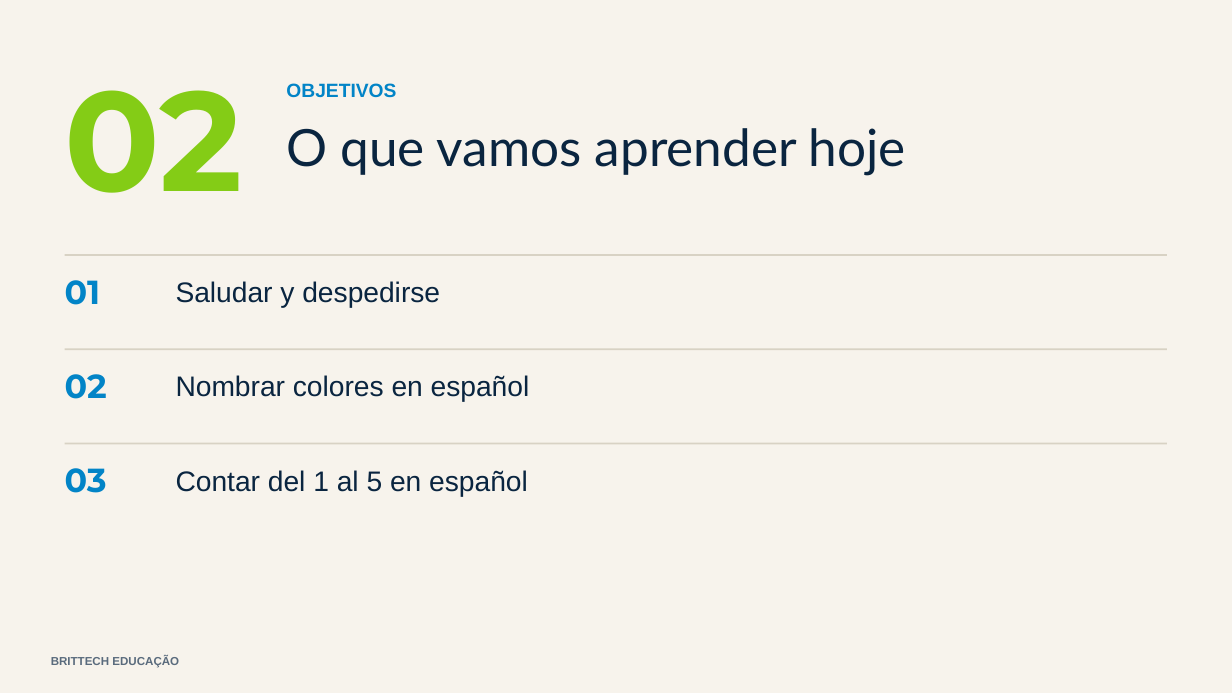
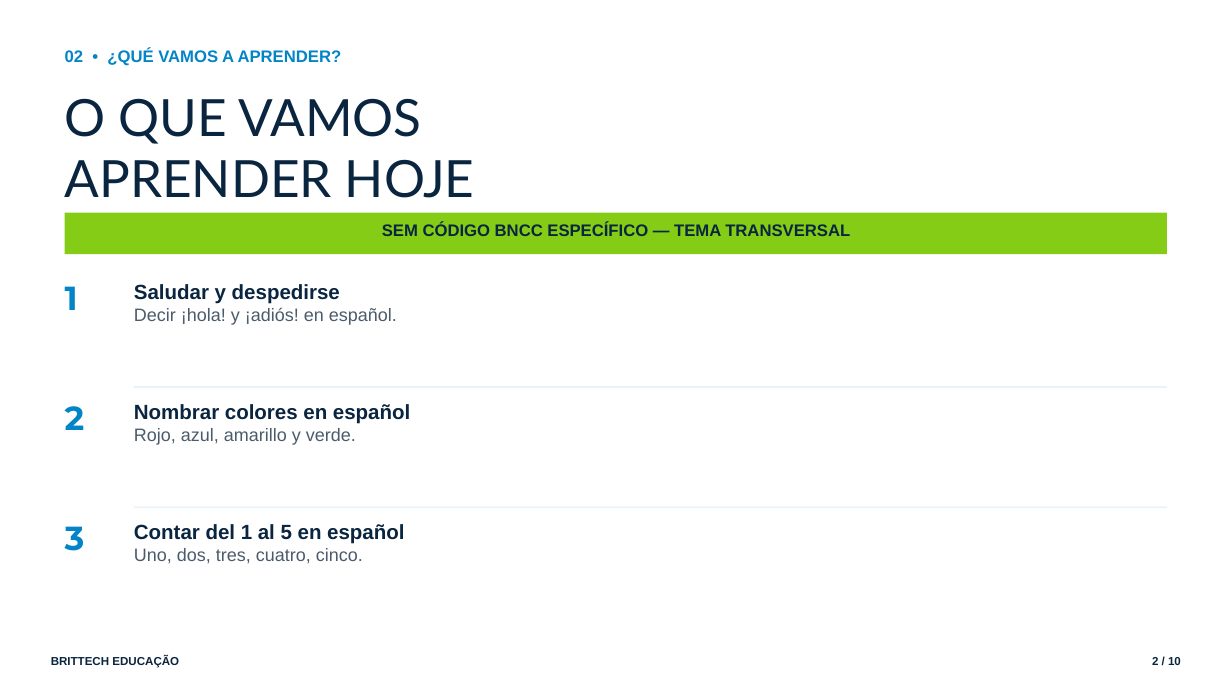
Before and after one commit to thiagollipe-web/brittech-educacao-aulas, a slide deck: slide 2 of fundamental-1/espanhol-1ano-hola-primeras-palabras.pptx. Drawn at 1232x693 pixels with LibreOffice and Linux fonts; fonts in the diff are those of the drawing. Boxes give left, top, right and bottom in pixels: in the first picture for what was removed or moved away, otherwise in the second. Text is boxed around its words. In the diff, an @@ line names an element or a change of style, - is before the commit and + after.

```diff
--- a/fundamental-1/espanhol-1ano-hola-primeras-palabras.pptx
+++ b/fundamental-1/espanhol-1ano-hola-primeras-palabras.pptx
@@ rectangle removed at <box>0,0,1232,693</box> @@
@@ text at <box>65,49,342,66</box>: text changed; size 110 to 13 pt; font Montserrat to Arial; text colour #84CC16 to #0284C7 @@
-02
+02 • ¿QUÉ VAMOS A APRENDER?
@@ text removed at <box>286,83,396,98</box> @@
-OBJETIVOS
@@ text at <box>65,98,475,198</box>: text changed @@
-O que vamos aprender hoje
+O QUE VAMOS
+APRENDER HOJE
@@ rectangle: place and size @@
-rectangle at <box>65,254,1167,256</box>
+rectangle at <box>65,213,1167,254</box>
@@ rectangle at <box>65,213,1167,254</box>: fill #D8D2C4 to #84CC16 @@
@@ text added at <box>382,222,850,236</box>, 13 pt, text #0A2540, bold @@
+SEM CÓDIGO BNCC ESPECÍFICO — TEMA TRANSVERSAL
@@ text at <box>65,286,78,310</box>: text changed @@
-01
+1
@@ text at <box>134,284,340,304</box>: size 22 to 16 pt, bold on in "Saludar y despedirse"; less space between paragraphs @@
@@ text "Saludar y despedirse": place and size @@
-text "Saludar y despedirse" at <box>176,281,440,308</box>
+text "Saludar y despedirse" at <box>134,284,397,325</box>
@@ text at <box>134,307,397,325</box>: paragraph added @@
+Decir ¡hola! y ¡adiós! en español.
@@ rectangle: place and size @@
-rectangle at <box>65,348,1167,350</box>
+rectangle at <box>134,386,1167,388</box>
@@ rectangle at <box>134,386,1167,388</box>: fill #D8D2C4 to #EAF3FA @@
@@ text at <box>65,406,85,430</box>: text changed @@
-02
+2
@@ text at <box>134,404,410,424</box>: size 22 to 16 pt, bold on in "Nombrar colores en español"; less space between paragraphs @@
@@ text "Nombrar colores en español": place and size @@
-text "Nombrar colores en español" at <box>176,375,530,402</box>
+text "Nombrar colores en español" at <box>134,404,410,445</box>
@@ text at <box>134,428,356,445</box>: paragraph added @@
+Rojo, azul, amarillo y verde.
@@ rectangle at <box>134,506,1167,508</box>: fill #D8D2C4 to #EAF3FA @@
@@ rectangle: place and size @@
-rectangle at <box>65,443,1167,445</box>
+rectangle at <box>134,506,1167,508</box>
@@ text at <box>65,526,85,551</box>: text changed @@
-03
+3
@@ text at <box>134,524,404,544</box>: size 22 to 16 pt, bold on in "Contar del 1 al 5 en español"; less space between paragraphs @@
@@ text "Contar del 1 al 5 ...": place and size @@
-text "Contar del 1 al 5 ..." at <box>176,470,528,497</box>
+text "Contar del 1 al 5 ..." at <box>134,524,404,563</box>
@@ text at <box>134,548,363,563</box>: paragraph added @@
+Uno, dos, tres, cuatro, cinco.
@@ text "BRITTECH EDUCAÇÃO" at <box>51,656,179,668</box>: text colour #5A6B7D to #0A2540; less space between paragraphs @@
@@ text added at <box>1152,657,1181,665</box>, 9 pt, text #0A2540, bold @@
+2 / 10
```
Also in this commit, not shown: 2 other slides changed, 7 slides added, 5 slides removed, 4 other files.
